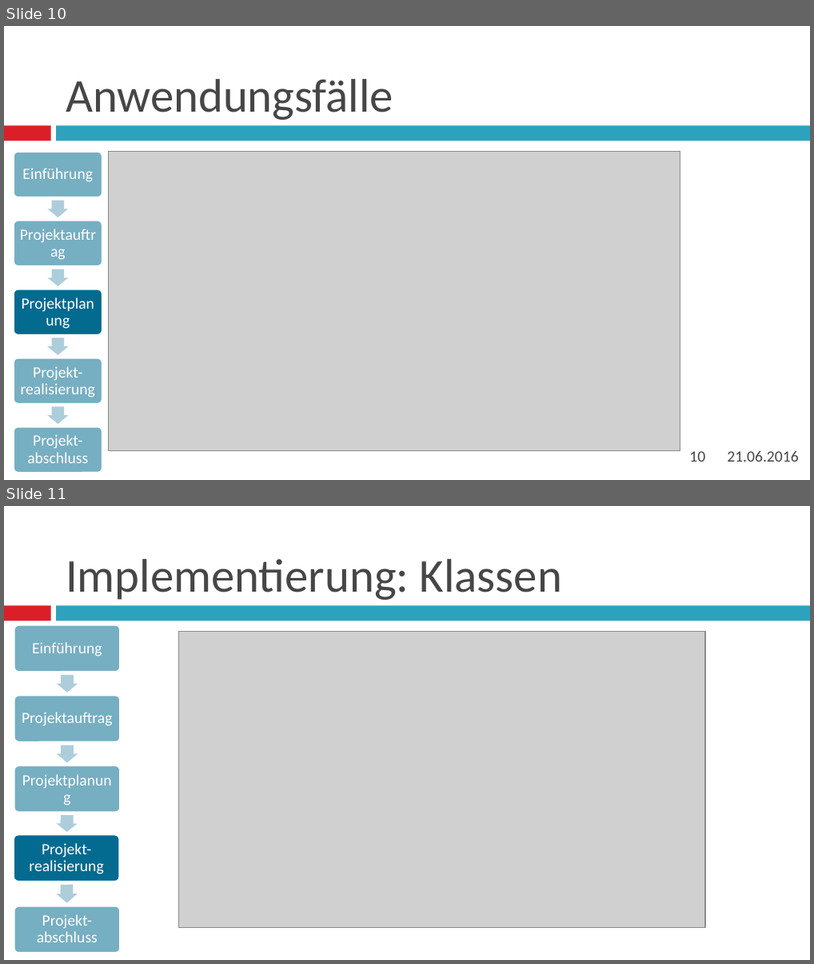
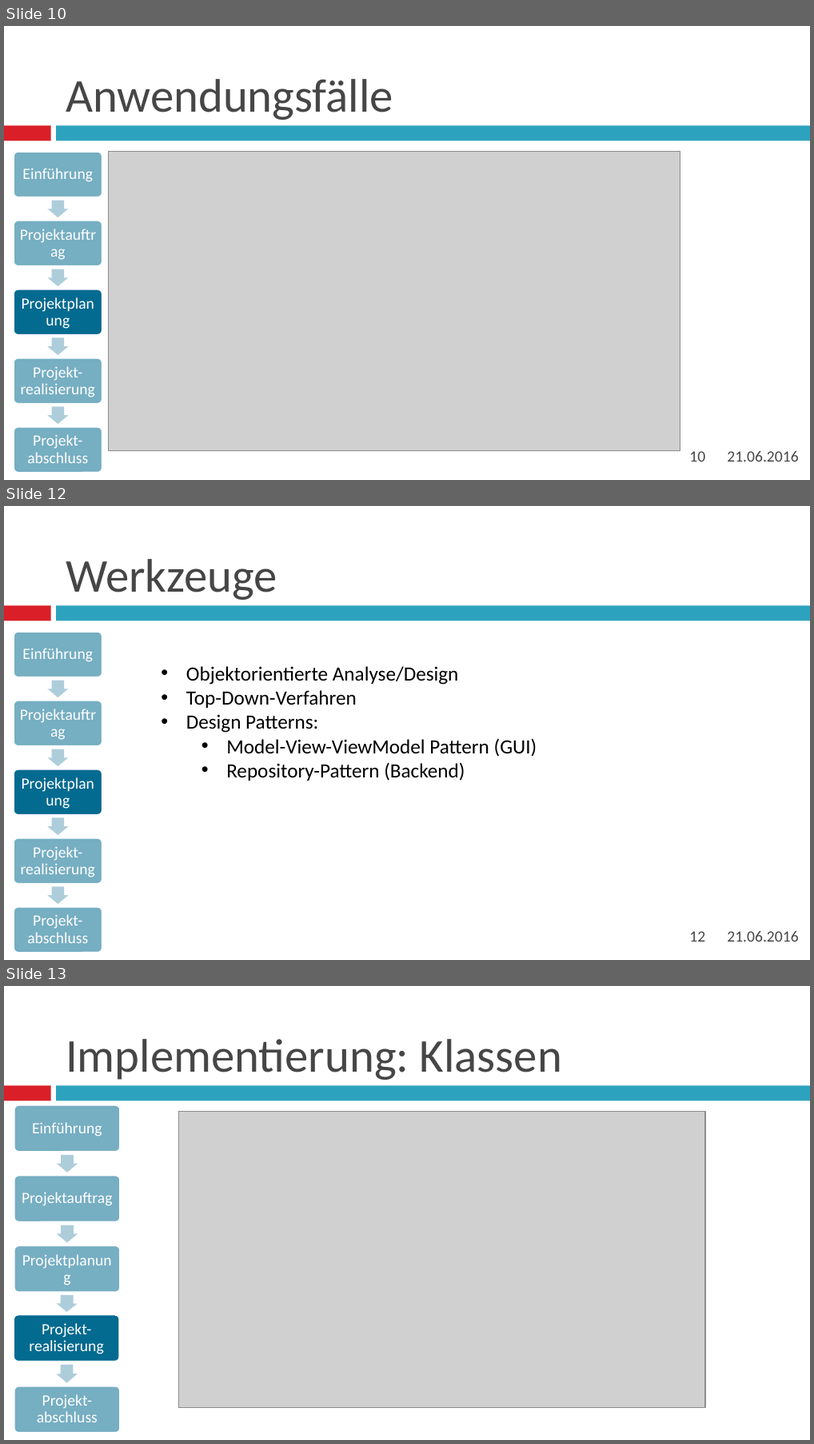
Before and after one commit to DareDevinX/Fia42projekt, a slide deck: Eva Mittelstufenprojekt.pptx. Shown one above the other, each under a label of ours: slides 10 and 11 before the commit, slides 10, 12 and 13 after it; the slides between them are not shown. The pictures are 814x964 and 814x1444 pixels, drawn with LibreOffice and Linux fonts; fonts in the diff are those of the drawing; grey boxes stand for pictures. Boxes give left, top, right and bottom in pixels: in the first picture for what was removed or moved away, otherwise in the second. Text is boxed around its words. In the diff, an @@ line names an element or a change of style, - is before the commit and + after.

```diff
--- a/Eva Mittelstufenprojekt.pptx
+++ b/Eva Mittelstufenprojekt.pptx
@@ slide 12 added at box(4, 506, 810, 960), background #FFFFFF; not listed: 2 template elements that a slide beside it also shows @@
@@ title added at box(66, 559, 278, 600), 42 pt, text #464646 @@
+Werkzeuge
@@ text added at box(186, 666, 538, 780), 18 pt, text #000000 @@
+• Objektorientierte Analyse/Design
+• Top-Down-Verfahren
+• Design Patterns:
+  • Model-View-ViewModel Pattern (GUI)
+  • Repository-Pattern (Backend)
@@ group added at box(14, 631, 102, 952): 5 rounded rectangles, 5 texts, 4 right arrows @@
+Einführung
+Projektauftrag
+Projektplanung
+Projekt-realisierung
+Projekt-abschluss
@@ page number added at box(690, 931, 706, 941), 14 pt, text #464646 @@
+12
@@ text added at box(727, 930, 798, 941), 14 pt, text #464646 @@
+21.06.2016
@@ what was slide 11 is now slide 13 @@
```
Also in this commit, not shown: 1 other slide added.
